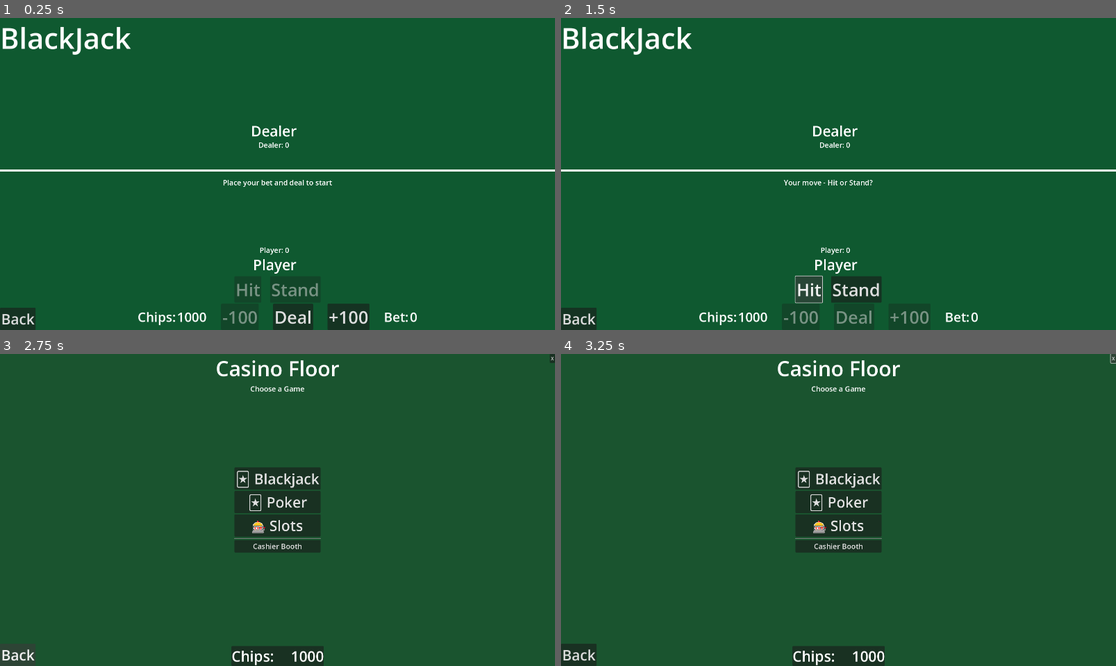
Above: before the commit, frames 1-4 (two rows, left to right).
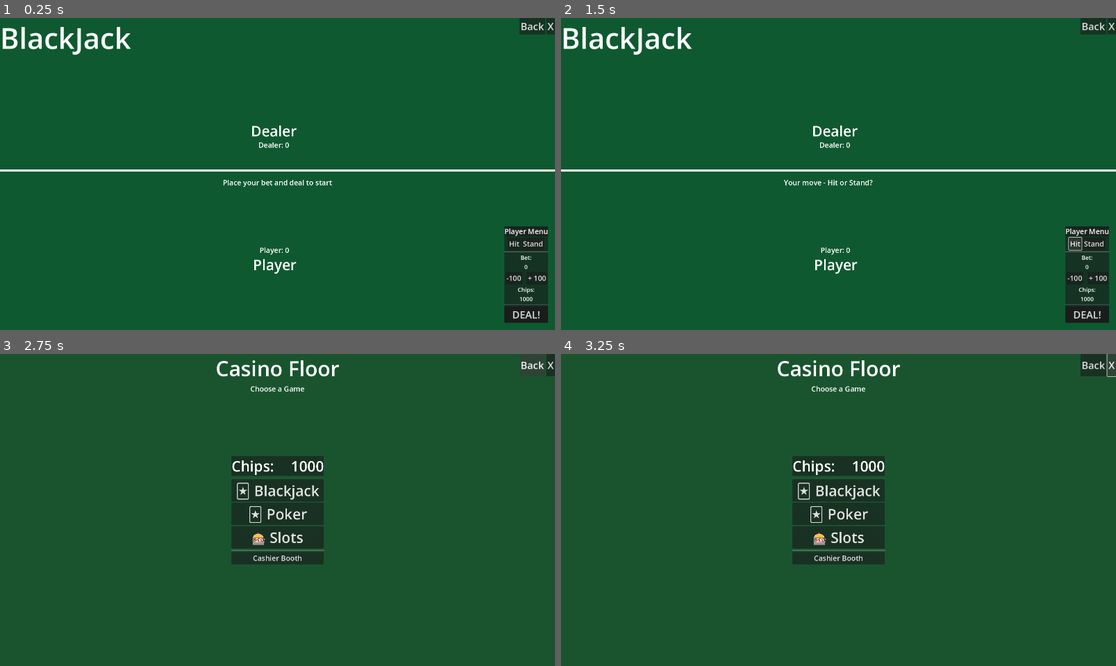
Above: after the commit, the same moments.

Repository: InadequateUsername/Ante-Up
Game: Godot game, scene res://Scenes/Games/Blackjack/blackjack.tscn
Same seed, same stepped clock (60 frames per second), same inputs: the game is played once before the commit and once after it. This scene is started directly instead of the project's main scene.
Inputs:
- Up to frame 1 (0.25 s): no input
- Up to frame 2 (1.5 s): click "Deal" (after the commit: "DEAL!") at 0.5 s; click "Hit" at 1.25 s
- Up to frame 3 (2.75 s): click "Back" at 2 s
- Up to frame 4 (3.25 s): click "X" at 2.75 s

The runs differ from the first frame. In frame 1, 5.1% of the frame differs, in the area x 0-100%, y 0-100%; in frame 2, 5.0%; in frame 3, 4.5%; in frame 4, 5.0%.

Commit message:
Cleaned Up UI - Across All Interfaces

Diff:
--- a/Scenes/CasinoFloor/casino_floor.gd
+++ b/Scenes/CasinoFloor/casino_floor.gd
@@ -26,8 +26,8 @@
 	$GameButtonsContainer/PokerButton.connect("pressed", _on_poker_button_pressed)
 	$GameButtonsContainer/SlotsButton.connect("pressed", _on_slots_button_pressed)
 	$GameButtonsContainer/CashierBoothButton.connect("pressed", _on_cashier_booth_button_pressed)
-	$BackButton.connect("pressed", _on_back_button_pressed)
-	$ExitButton.connect("pressed", _on_exit_button_pressed)  # Connect the Exit button
+	$ReturnButtonsContainer/BackButton.connect("pressed", _on_back_button_pressed)
+	$ReturnButtonsContainer/ExitButton.connect("pressed", _on_exit_button_pressed)  # Connect the Exit button
 
 	# Update the chips display
 	update_chips_display()
@@ -36,7 +36,7 @@
 
 # Function to update the chips display
 func update_chips_display():
-	$Chips/ChipsHBoxContainer/ChipsAmount.text = str(int(player_chips))
+	$GameButtonsContainer/Chips/ChipsHBoxContainer/ChipsAmount.text = str(int(player_chips))
 	print("Updated chips display: ", int(player_chips))
 
 # Function to go to the Blackjack game
--- a/Scenes/CasinoFloor/casino_floor.tscn
+++ b/Scenes/CasinoFloor/casino_floor.tscn
@@ -59,6 +59,29 @@
 grow_horizontal = 2
 grow_vertical = 2
 
+[node name="Chips" type="PanelContainer" parent="GameButtonsContainer"]
+layout_mode = 2
+
+[node name="ChipsHBoxContainer" type="HBoxContainer" parent="GameButtonsContainer/Chips"]
+layout_mode = 2
+
+[node name="ChipsLabel" type="Label" parent="GameButtonsContainer/Chips/ChipsHBoxContainer"]
+layout_mode = 2
+theme_override_font_sizes/font_size = 50
+text = "Chips:"
+
+[node name="Spacer" type="Control" parent="GameButtonsContainer/Chips/ChipsHBoxContainer"]
+custom_minimum_size = Vector2(50, 0)
+layout_mode = 2
+
+[node name="ChipsAmount" type="Label" parent="GameButtonsContainer/Chips/ChipsHBoxContainer"]
+layout_mode = 2
+theme_override_font_sizes/font_size = 50
+text = "100"
+
+[node name="HSeparator2" type="HSeparator" parent="GameButtonsContainer"]
+layout_mode = 2
+
 [node name="BlackjackButton" type="Button" parent="GameButtonsContainer"]
 layout_mode = 2
 theme_override_font_sizes/font_size = 50
@@ -82,26 +105,24 @@
 theme_override_font_sizes/font_size = 25
 text = "Cashier Booth"
 
-[node name="ExitButton" type="Button" parent="."]
+[node name="ReturnButtonsContainer" type="HBoxContainer" parent="."]
 layout_mode = 1
 anchors_preset = 1
 anchor_left = 1.0
 anchor_right = 1.0
-offset_left = -18.0
-offset_bottom = 31.0
+offset_left = -123.0
+offset_bottom = 77.0
 grow_horizontal = 0
+
+[node name="BackButton" type="Button" parent="ReturnButtonsContainer"]
+layout_mode = 2
+theme_override_font_sizes/font_size = 35
+text = "Back"
+
+[node name="ExitButton" type="Button" parent="ReturnButtonsContainer"]
+layout_mode = 2
+theme_override_font_sizes/font_size = 35
 text = "X"
-
-[node name="BackButton" type="Button" parent="."]
-layout_mode = 1
-anchors_preset = 2
-anchor_top = 1.0
-anchor_bottom = 1.0
-offset_top = -63.0
-offset_right = 100.0
-grow_vertical = 0
-theme_override_font_sizes/font_size = 50
-text = "Back"
 
 [node name="AudioParent" type="Node" parent="."]
 
@@ -109,35 +130,5 @@
 
 [node name="UISoundEffect" type="AudioStreamPlayer" parent="AudioParent"]
 
-[node name="Chips" type="PanelContainer" parent="."]
-layout_mode = 1
-anchors_preset = 7
-anchor_left = 0.5
-anchor_top = 1.0
-anchor_right = 0.5
-anchor_bottom = 1.0
-offset_left = -20.0
-offset_top = -40.0
-offset_right = 20.0
-grow_horizontal = 2
-grow_vertical = 0
-
-[node name="ChipsHBoxContainer" type="HBoxContainer" parent="Chips"]
-layout_mode = 2
-
-[node name="ChipsLabel" type="Label" parent="Chips/ChipsHBoxContainer"]
-layout_mode = 2
-theme_override_font_sizes/font_size = 50
-text = "Chips:"
-
-[node name="Spacer" type="Control" parent="Chips/ChipsHBoxContainer"]
-custom_minimum_size = Vector2(50, 0)
-layout_mode = 2
-
-[node name="ChipsAmount" type="Label" parent="Chips/ChipsHBoxContainer"]
-layout_mode = 2
-theme_override_font_sizes/font_size = 50
-text = "100"
-
 [node name="Global" type="Node" parent="."]
 script = ExtResource("2_0jnkg")
--- a/Scenes/Games/Blackjack/blackjack.gd
+++ b/Scenes/Games/Blackjack/blackjack.gd
@@ -19,8 +19,8 @@
 @onready var player_score_label = $GameArea/PlayerArea/PlayerScoreLabel
 @onready var dealer_score_label = $GameArea/DealerArea/DealerScoreLabel
 @onready var result_label = $UI/ResultLabel
-@onready var chips_label = $UI/ButtonsContainer/BetButtonsContainer/ChipsContainer/ChipsAmount
-@onready var bet_label = $UI/ButtonsContainer/BetButtonsContainer/BetContainer/BetAmount
+@onready var chips_label = $UI/ButtonsPanelContainer/ButtonsContainer/ChipsAmount
+@onready var bet_label = $UI/ButtonsPanelContainer/ButtonsContainer/BetAmount
 
 # Game signals
 signal game_ended(result, winnings)
@@ -45,7 +45,7 @@
 		print("Created Global singleton with chips: ", player_chips)
 
 	# Connect back button first and directly
-	var back_button = $UI/BackButton
+	var back_button = $UI/ReturnButtonsContainer/BackButton
 	if back_button:
 		# Disconnect any existing connections to avoid duplicates
 		if back_button.is_connected("pressed", Callable(self, "_on_back_button_pressed")):
@@ -56,6 +56,19 @@
 	else:
 		print("CRITICAL: Back button not found at UI/BackButton!")
 
+
+	var exit_button = $UI/ReturnButtonsContainer/ExitButton
+	if exit_button:
+		# Disconnect any existing connections to avoid duplicates
+		if exit_button.is_connected("pressed", Callable(self, "_on_exit_button_pressed")):
+			exit_button.disconnect("pressed", Callable(self, "_on_exit_button_pressed"))
+		# Connect exit button directly
+		exit_button.connect("pressed", _on_exit_button_pressed)
+		print("Exit button connected successfully")
+	else:
+		print("WARNING: Exit button not found at UI/ExitButton!")
+
+
 	# Connect other game buttons
 	connect_game_buttons()
 
@@ -69,31 +82,31 @@
 # Connect all gameplay buttons
 func connect_game_buttons():
 	# Connect all gameplay buttons directly
-	var deal_button = $UI/ButtonsContainer/BetButtonsContainer/DealButton
+	var deal_button = $UI/ButtonsPanelContainer/ButtonsContainer/DealButtonContainer/DealButton
 	if deal_button:
 		if deal_button.is_connected("pressed", Callable(self, "_on_deal_button_pressed")):
 			deal_button.disconnect("pressed", Callable(self, "_on_deal_button_pressed"))
 		deal_button.connect("pressed", _on_deal_button_pressed)
 
-	var hit_button = $UI/ButtonsContainer/GameButtonsContainer/HitButton
+	var hit_button = $UI/ButtonsPanelContainer/ButtonsContainer/GameButtonsContainer/HitButton
 	if hit_button:
 		if hit_button.is_connected("pressed", Callable(self, "_on_hit_button_pressed")):
 			hit_button.disconnect("pressed", Callable(self, "_on_hit_button_pressed"))
 		hit_button.connect("pressed", _on_hit_button_pressed)
 
-	var stand_button = $UI/ButtonsContainer/GameButtonsContainer/StandButton
+	var stand_button = $UI/ButtonsPanelContainer/ButtonsContainer/GameButtonsContainer/StandButton
 	if stand_button:
 		if stand_button.is_connected("pressed", Callable(self, "_on_stand_button_pressed")):
 			stand_button.disconnect("pressed", Callable(self, "_on_stand_button_pressed"))
 		stand_button.connect("pressed", _on_stand_button_pressed)
 
-	var bet_increase_button = $UI/ButtonsContainer/BetButtonsContainer/BetIncreaseButton
+	var bet_increase_button = $UI/ButtonsPanelContainer/ButtonsContainer/BetButtonsContainer/BetIncreaseButton
 	if bet_increase_button:
 		if bet_increase_button.is_connected("pressed", Callable(self, "_on_bet_increase_pressed")):
 			bet_increase_button.disconnect("pressed", Callable(self, "_on_bet_increase_pressed"))
 		bet_increase_button.connect("pressed", _on_bet_increase_pressed)
 
-	var bet_decrease_button = $UI/ButtonsContainer/BetButtonsContainer/BetDecreaseButton
+	var bet_decrease_button = $UI/ButtonsPanelContainer/ButtonsContainer/BetButtonsContainer/BetDecreaseButton
 	if bet_decrease_button:
 		if bet_decrease_button.is_connected("pressed", Callable(self, "_on_bet_decrease_pressed")):
 			bet_decrease_button.disconnect("pressed", Callable(self, "_on_bet_decrease_pressed"))
@@ -480,6 +493,38 @@
 	else:
 		print("Successfully transitioning to casino floor")
 
+	# Function to handle the Exit button press
+func _on_exit_button_pressed():
+	print("Exit button pressed on blackjack game")
+
+	# Save chips to Global singleton first
+	var global = get_node_or_null("/root/Global")
+	if global:
+		global.player_chips = player_chips
+		print("Saved " + str(player_chips) + " chips to Global before quitting")
+	else:
+		print("WARNING: Global not found, creating it")
+		global = Node.new()
+		global.name = "Global"
+		global.set_script(load("res://global.gd"))
+		global.player_chips = player_chips
+		get_tree().root.add_child(global)
+
+	# Trigger auto-save before quitting
+	var save_manager = get_node_or_null("/root/SaveManager")
+	if save_manager:
+		print("Auto-saving before quitting...")
+		save_manager.save_game()
+		print("Save completed")
+
+	# Add a slight delay to ensure save completes
+	print("Quitting game in 0.5 seconds...")
+	await get_tree().create_timer(0.5).timeout
+
+	# Quit the game
+	print("Exiting application")
+	get_tree().quit()
+
 func reveal_dealer_cards():
 	print("Revealing all dealer cards")
 	# Make sure all dealer cards are face up
--- a/Scenes/Games/Blackjack/blackjack.tscn
+++ b/Scenes/Games/Blackjack/blackjack.tscn
@@ -112,86 +112,6 @@
 theme_override_font_sizes/font_size = 100
 text = "BlackJack"
 
-[node name="ButtonsContainer" type="VBoxContainer" parent="UI"]
-layout_mode = 1
-anchors_preset = 7
-anchor_left = 0.5
-anchor_top = 1.0
-anchor_right = 0.5
-anchor_bottom = 1.0
-offset_left = -233.0
-offset_top = -186.0
-offset_right = 233.0
-grow_horizontal = 2
-grow_vertical = 0
-alignment = 1
-
-[node name="GameButtonsContainer" type="HBoxContainer" parent="UI/ButtonsContainer"]
-layout_mode = 2
-theme_override_constants/separation = 30
-alignment = 1
-
-[node name="HitButton" type="Button" parent="UI/ButtonsContainer/GameButtonsContainer"]
-layout_mode = 2
-theme_override_constants/line_spacing = 0
-theme_override_font_sizes/font_size = 60
-text = "Hit"
-
-[node name="StandButton" type="Button" parent="UI/ButtonsContainer/GameButtonsContainer"]
-layout_mode = 2
-theme_override_constants/line_spacing = 0
-theme_override_font_sizes/font_size = 60
-text = "Stand"
-
-[node name="BetButtonsContainer" type="HBoxContainer" parent="UI/ButtonsContainer"]
-layout_mode = 2
-theme_override_constants/separation = 50
-alignment = 1
-
-[node name="ChipsContainer" type="HBoxContainer" parent="UI/ButtonsContainer/BetButtonsContainer"]
-layout_mode = 2
-
-[node name="ChipsLabel" type="Label" parent="UI/ButtonsContainer/BetButtonsContainer/ChipsContainer"]
-layout_mode = 2
-theme_override_font_sizes/font_size = 45
-text = "Chips:"
-
-[node name="ChipsAmount" type="Label" parent="UI/ButtonsContainer/BetButtonsContainer/ChipsContainer"]
-layout_mode = 2
-theme_override_font_sizes/font_size = 45
-text = "0"
-
-[node name="BetDecreaseButton" type="Button" parent="UI/ButtonsContainer/BetButtonsContainer"]
-layout_mode = 2
-theme_override_constants/line_spacing = 0
-theme_override_font_sizes/font_size = 60
-text = "-100"
-
-[node name="DealButton" type="Button" parent="UI/ButtonsContainer/BetButtonsContainer"]
-layout_mode = 2
-theme_override_constants/line_spacing = 0
-theme_override_font_sizes/font_size = 60
-text = "Deal"
-
-[node name="BetIncreaseButton" type="Button" parent="UI/ButtonsContainer/BetButtonsContainer"]
-layout_mode = 2
-theme_override_constants/line_spacing = 0
-theme_override_font_sizes/font_size = 60
-text = "+100"
-
-[node name="BetContainer" type="HBoxContainer" parent="UI/ButtonsContainer/BetButtonsContainer"]
-layout_mode = 2
-
-[node name="BetLabel" type="Label" parent="UI/ButtonsContainer/BetButtonsContainer/BetContainer"]
-layout_mode = 2
-theme_override_font_sizes/font_size = 45
-text = "Bet:"
-
-[node name="BetAmount" type="Label" parent="UI/ButtonsContainer/BetButtonsContainer/BetContainer"]
-layout_mode = 2
-theme_override_font_sizes/font_size = 45
-text = "0"
-
 [node name="ResultLabel" type="Label" parent="UI"]
 layout_mode = 1
 anchors_preset = 8
@@ -208,16 +128,119 @@
 theme_override_font_sizes/font_size = 25
 text = "Place your bet and deal to start"
 
-[node name="BackButton" type="Button" parent="UI"]
-layout_mode = 1
-anchors_preset = 2
+[node name="ReturnButtonsContainer" type="HBoxContainer" parent="UI"]
+layout_mode = 1
+anchors_preset = 1
+anchor_left = 1.0
+anchor_right = 1.0
+offset_left = -19.0
+offset_bottom = 40.0
+grow_horizontal = 0
+
+[node name="BackButton" type="Button" parent="UI/ReturnButtonsContainer"]
+layout_mode = 2
+theme_override_font_sizes/font_size = 35
+text = "Back"
+
+[node name="ExitButton" type="Button" parent="UI/ReturnButtonsContainer"]
+layout_mode = 2
+size_flags_horizontal = 4
+theme_override_font_sizes/font_size = 35
+text = "X"
+
+[node name="ButtonsPanelContainer" type="PanelContainer" parent="UI"]
+layout_mode = 1
+anchors_preset = 3
+anchor_left = 1.0
 anchor_top = 1.0
-anchor_bottom = 1.0
-offset_top = -8.0
-offset_right = 8.0
+anchor_right = 1.0
+anchor_bottom = 1.0
+offset_left = -169.0
+offset_top = -359.0
+offset_right = -24.0
+offset_bottom = -25.0
+grow_horizontal = 0
 grow_vertical = 0
-theme_override_font_sizes/font_size = 50
-text = "Back"
+
+[node name="ButtonsContainer" type="VBoxContainer" parent="UI/ButtonsPanelContainer"]
+layout_mode = 2
+
+[node name="PanelContainer" type="PanelContainer" parent="UI/ButtonsPanelContainer/ButtonsContainer"]
+layout_mode = 2
+
+[node name="Label" type="Label" parent="UI/ButtonsPanelContainer/ButtonsContainer/PanelContainer"]
+layout_mode = 2
+theme_override_font_sizes/font_size = 25
+text = "Player Menu"
+horizontal_alignment = 1
+
+[node name="GameButtonsContainer" type="HBoxContainer" parent="UI/ButtonsPanelContainer/ButtonsContainer"]
+layout_mode = 2
+alignment = 1
+
+[node name="HitButton" type="Button" parent="UI/ButtonsPanelContainer/ButtonsContainer/GameButtonsContainer"]
+layout_mode = 2
+theme_override_font_sizes/font_size = 25
+text = "Hit"
+
+[node name="StandButton" type="Button" parent="UI/ButtonsPanelContainer/ButtonsContainer/GameButtonsContainer"]
+layout_mode = 2
+theme_override_font_sizes/font_size = 25
+text = "Stand"
+
+[node name="HSeparator" type="HSeparator" parent="UI/ButtonsPanelContainer/ButtonsContainer"]
+layout_mode = 2
+
+[node name="BetLabel" type="Label" parent="UI/ButtonsPanelContainer/ButtonsContainer"]
+layout_mode = 2
+theme_override_font_sizes/font_size = 20
+text = "Bet:"
+horizontal_alignment = 1
+
+[node name="BetAmount" type="Label" parent="UI/ButtonsPanelContainer/ButtonsContainer"]
+layout_mode = 2
+theme_override_font_sizes/font_size = 20
+text = "0"
+horizontal_alignment = 1
+
+[node name="BetButtonsContainer" type="HBoxContainer" parent="UI/ButtonsPanelContainer/ButtonsContainer"]
+layout_mode = 2
+theme_override_constants/separation = 15
+alignment = 1
+
+[node name="BetDecreaseButton" type="Button" parent="UI/ButtonsPanelContainer/ButtonsContainer/BetButtonsContainer"]
+layout_mode = 2
+theme_override_font_sizes/font_size = 25
+text = "-100"
+
+[node name="BetIncreaseButton" type="Button" parent="UI/ButtonsPanelContainer/ButtonsContainer/BetButtonsContainer"]
+layout_mode = 2
+theme_override_font_sizes/font_size = 25
+text = "+ 100
+"
+
+[node name="ChipsLabel" type="Label" parent="UI/ButtonsPanelContainer/ButtonsContainer"]
+layout_mode = 2
+theme_override_font_sizes/font_size = 20
+text = "Chips:"
+horizontal_alignment = 1
+
+[node name="ChipsAmount" type="Label" parent="UI/ButtonsPanelContainer/ButtonsContainer"]
+layout_mode = 2
+theme_override_font_sizes/font_size = 20
+text = "0"
+horizontal_alignment = 1
+
+[node name="HSeparator2" type="HSeparator" parent="UI/ButtonsPanelContainer/ButtonsContainer"]
+layout_mode = 2
+
+[node name="DealButtonContainer" type="PanelContainer" parent="UI/ButtonsPanelContainer/ButtonsContainer"]
+layout_mode = 2
+
+[node name="DealButton" type="Button" parent="UI/ButtonsPanelContainer/ButtonsContainer/DealButtonContainer"]
+layout_mode = 2
+theme_override_font_sizes/font_size = 35
+text = "DEAL!"
 
 [node name="AudioParent" type="Node" parent="."]
 
